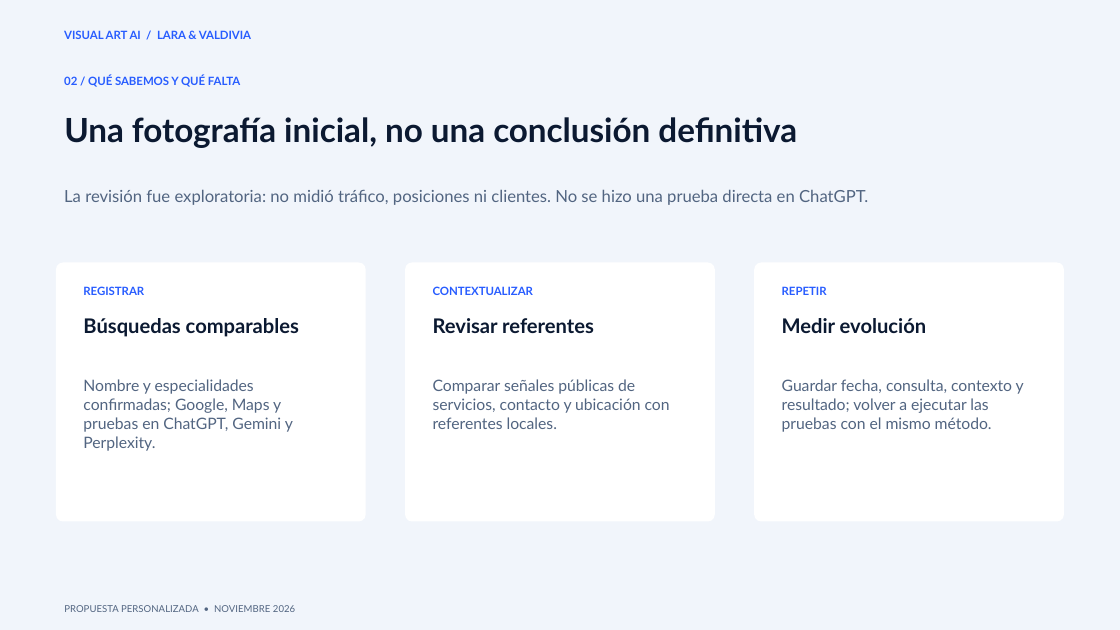
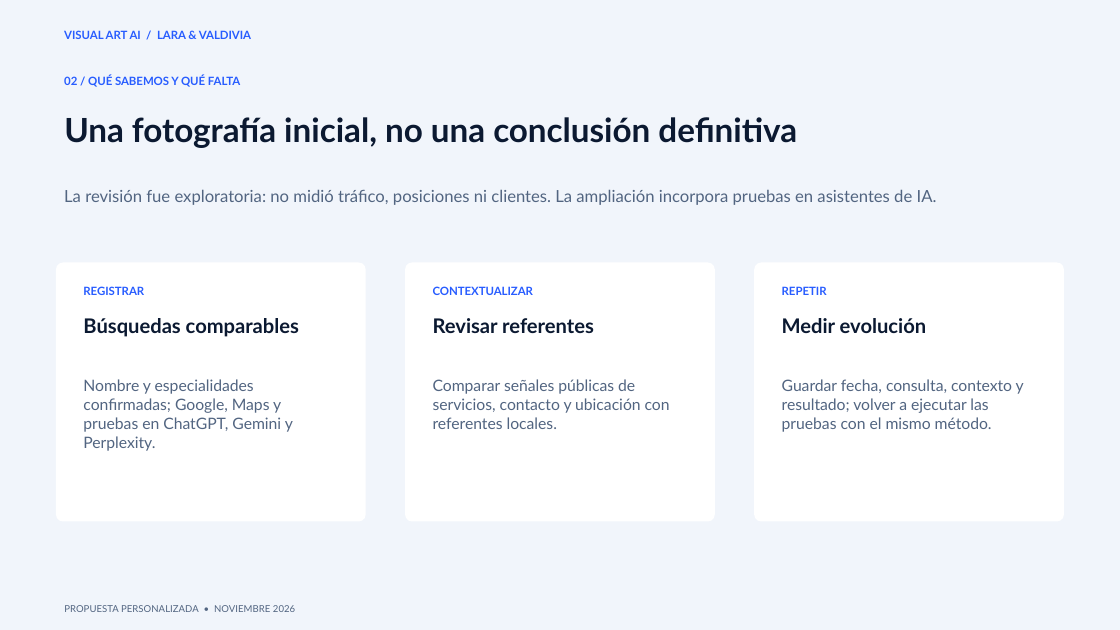
Before and after one commit to deepanalytica/visualartai, a slide deck: slide 3 of site/propuestas/lara-valdivia/presentacion-propuesta.pptx. Drawn at 1120x630 pixels with LibreOffice and Linux fonts; fonts in the diff are those of the drawing. Boxes give left, top, right and bottom in pixels: in the first picture for what was removed or moved away, otherwise in the second. Text is boxed around its words. In the diff, an @@ line names an element or a change of style, - is before the commit and + after.

```diff
--- a/site/propuestas/lara-valdivia/presentacion-propuesta.pptx
+++ b/site/propuestas/lara-valdivia/presentacion-propuesta.pptx
@@ text at (64,189,937,205): text changed @@
-La revisión fue exploratoria: no midió tráfico, posiciones ni clientes. No se hizo una prueba directa en ChatGPT.
+La revisión fue exploratoria: no midió tráfico, posiciones ni clientes. La ampliación incorpora pruebas en asistentes de IA.
```
Also in this commit, not shown: 4 other files.
